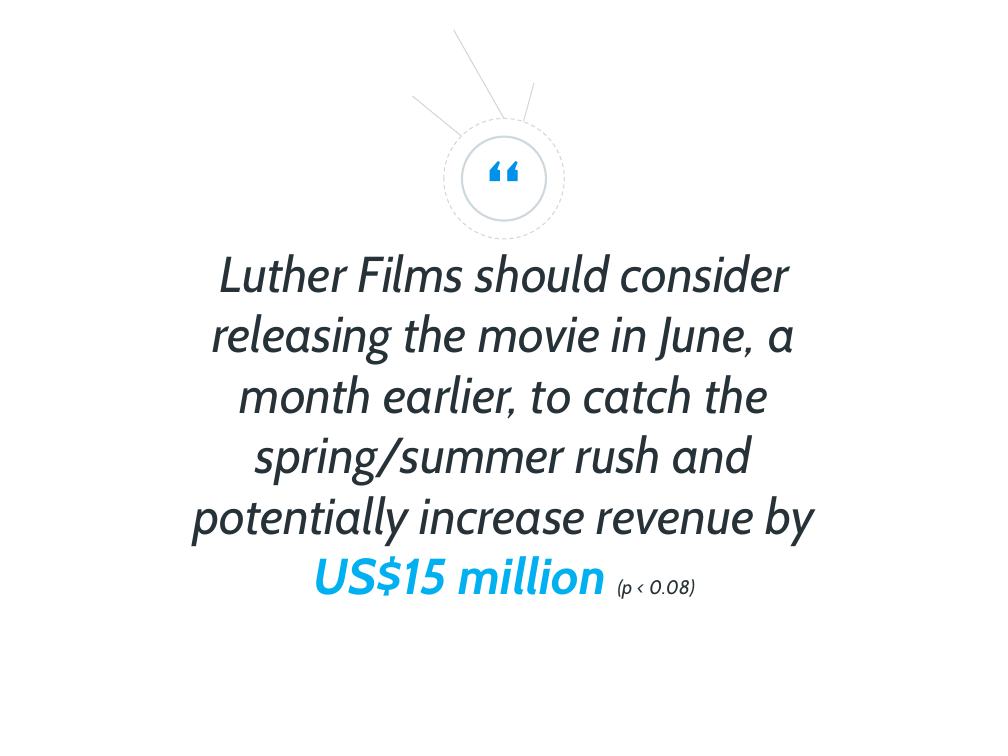
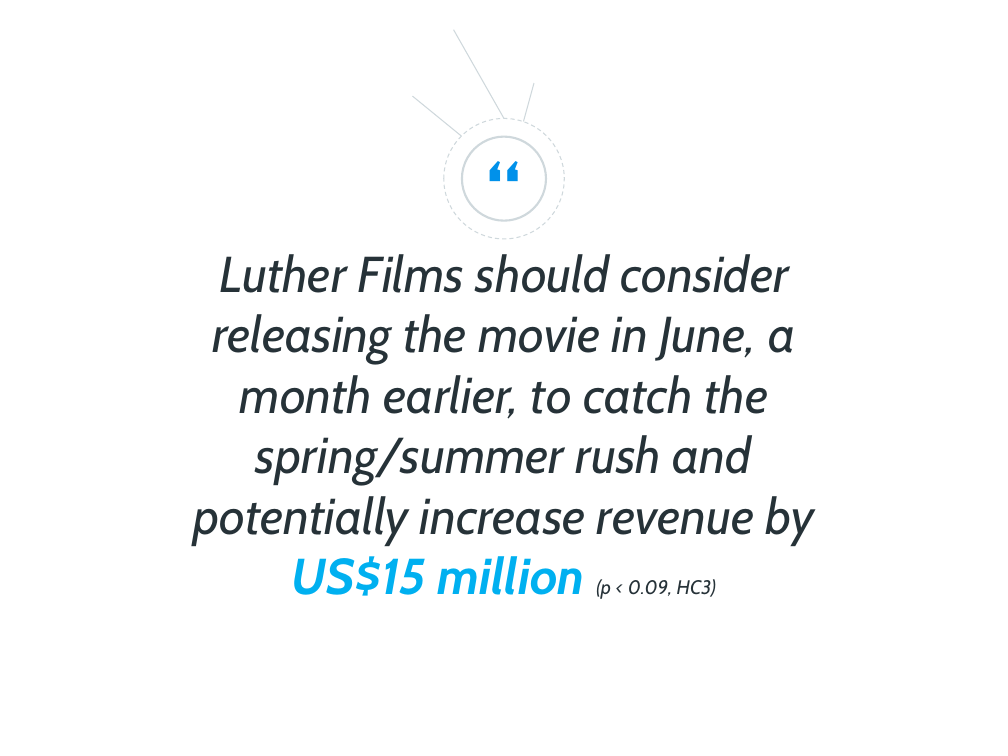
Before and after one commit to kcsph/Project-Luther, a slide deck: slide 9 of [Metis] Project Luther.pptx. Drawn at 1008x756 pixels with LibreOffice and Linux fonts; fonts in the diff are those of the drawing; background and template pictures are left out. Boxes give left, top, right and bottom in pixels: in the first picture for what was removed or moved away, otherwise in the second. Text is boxed around its words. In the diff, an @@ line names an element or a change of style, - is before the commit and + after.

```diff
--- a/[Metis] Project Luther.pptx
+++ b/[Metis] Project Luther.pptx
@@ text at (193,254,814,599): text changed @@
-Luther Films should consider releasing the movie in June, a month earlier, to catch the spring/summer rush and potentially increase revenue by US$15 million (p < 0.08)
+Luther Films should consider releasing the movie in June, a month earlier, to catch the spring/summer rush and potentially increase revenue by US$15 million (p < 0.09, HC3)
```
Also in this commit, not shown: 1 other slide changed, 3 other files.
